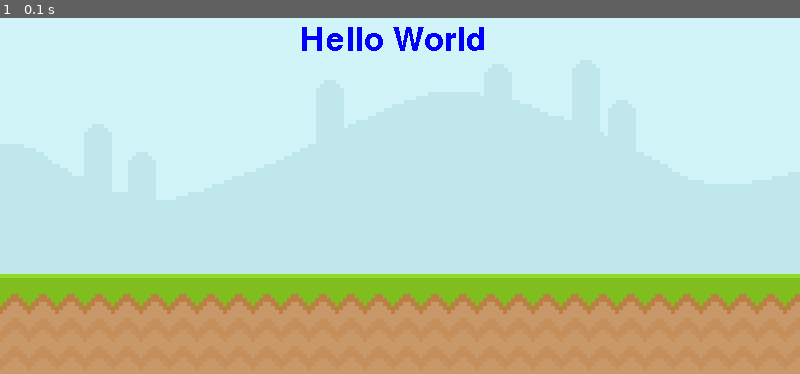
Above: before the commit, frame 1.
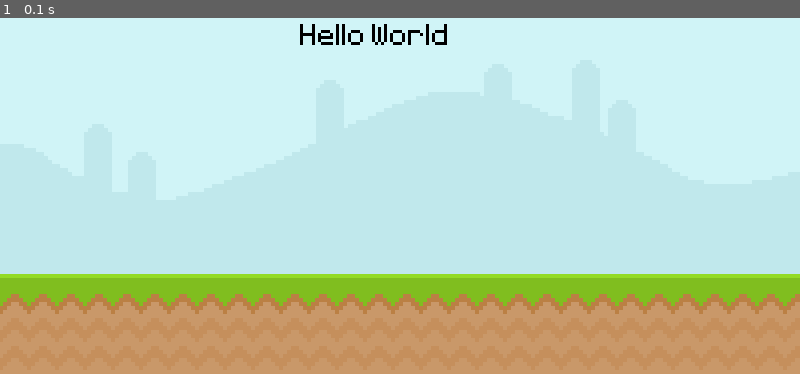
Above: after the commit, the same moment.

Repository: MatildaMared/practice__pygame-test
Game: pygame game, started from main.py
Two runs of this game, one before a commit and one after it. Both use one fixed random seed, a clock stepped at 60 frames per second and the inputs below.
Inputs:
- Up to frame 1 (0.1 s): no input

The runs differ from the first frame. In frame 1, 0.9% of the frame differs, in the area x 37-61%, y 1-10%.

Commit message:
import custom font

Diff:
--- a/main.py
+++ b/main.py
@@ -5,11 +5,11 @@
 screen = pygame.display.set_mode((800, 400))
 pygame.display.set_caption("Runner")
 clock = pygame.time.Clock()
-test_font = pygame.font.Font(None, 48)
+test_font = pygame.font.Font("font/Pixeltype.ttf", 48)
 
 sky_surface = pygame.image.load("graphics/Sky.png")
 ground_surface = pygame.image.load("graphics/ground.png")
-text_surface = test_font.render("Hello World", False, "Blue")
+text_surface = test_font.render("Hello World", False, "Black")
 
 while True:
     for event in pygame.event.get():
